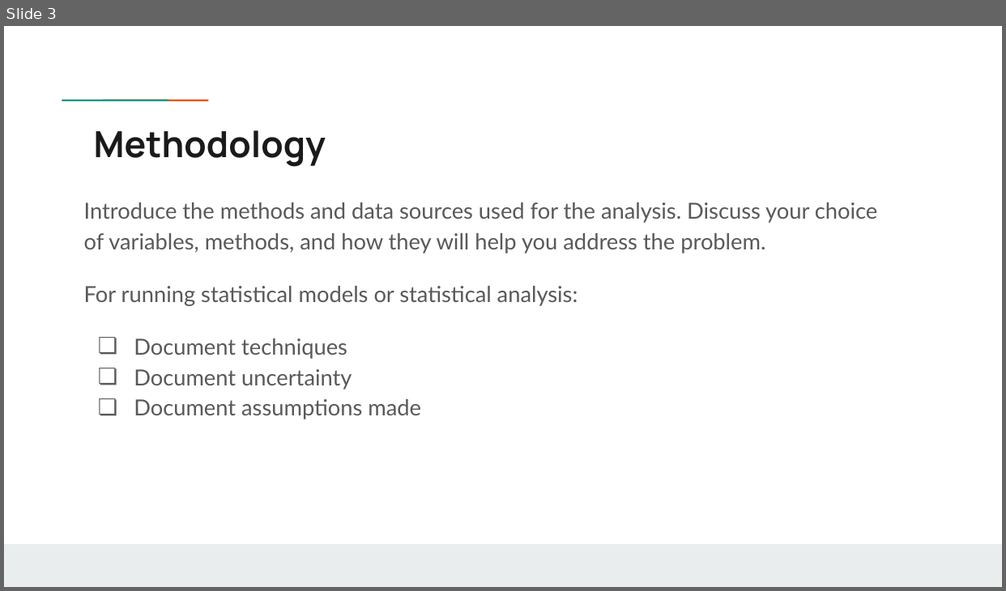
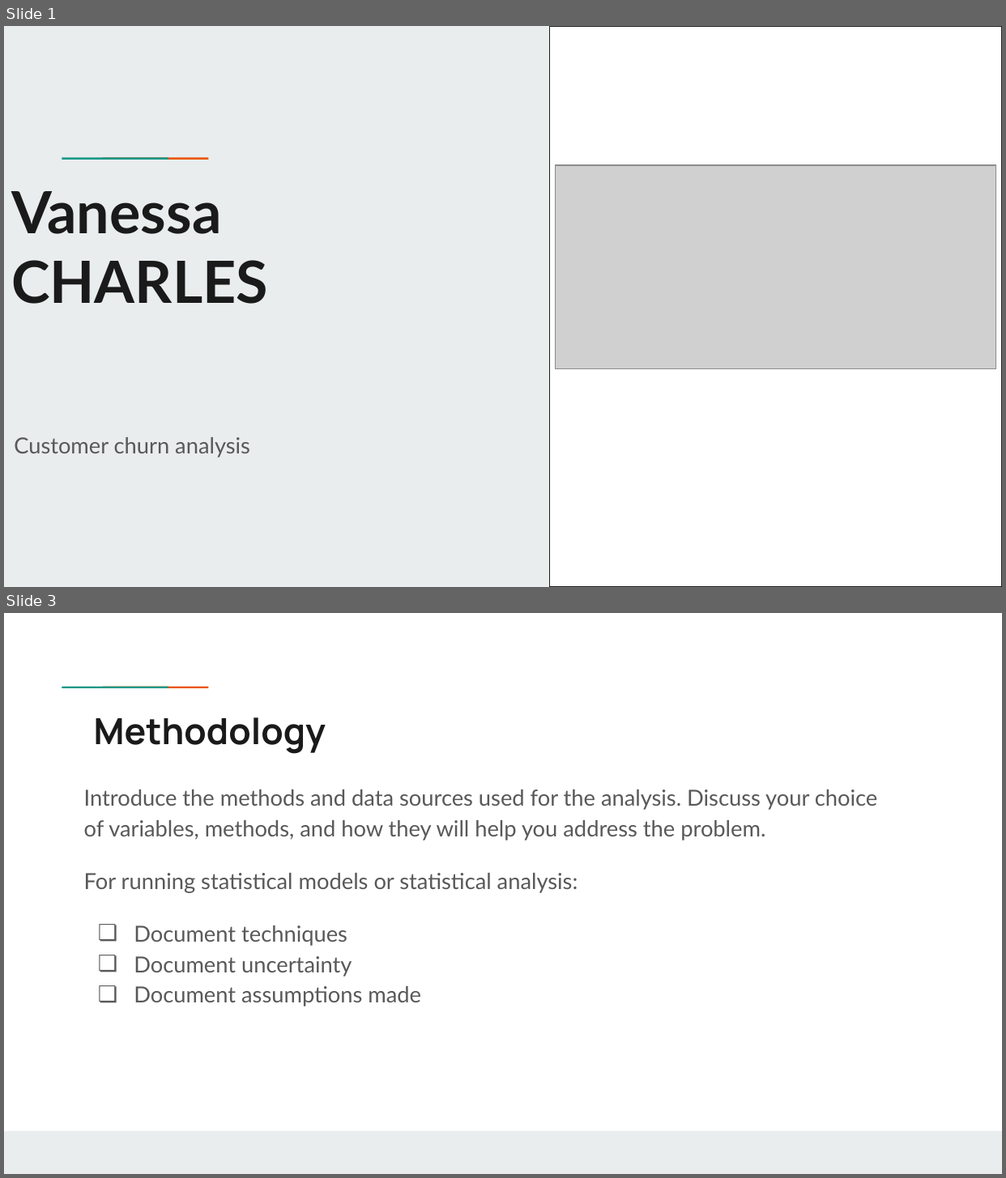
Before and after one commit to Chvava11/Bi_project_customer_churn, a slide deck: Result/Vanessa’s project .pptx. Shown one above the other, each under a label of ours: slide 3 before the commit, slides 1 and 3 after it; the slides between them are not shown. The pictures are 1006x591 and 1006x1178 pixels, drawn with LibreOffice and Linux fonts; fonts in the diff are those of the drawing; grey boxes stand for pictures; background and template pictures are left out. Boxes give left, top, right and bottom in pixels: in the first picture for what was removed or moved away, otherwise in the second. Text is boxed around its words. In the diff, an @@ line names an element or a change of style, - is before the commit and + after.

```diff
--- a/Result/Vanessa’s project .pptx
+++ b/Result/Vanessa’s project .pptx
@@ slide 1 added at (4,26,1002,587), background #E9EDEE @@
@@ rectangle added at (550,26,1002,587), fill #FFFFFF, outline #1A1A1A 0.75 pt @@
@@ rectangle added at (95,156,136,160), fill #1A9988 @@
@@ rectangle added at (134,156,176,160), fill #EB5600 @@
@@ picture added at (556,165,996,369) @@
@@ title added at (11,191,268,304), 42 pt, text #1A1A1A, bold @@
+Vanessa
+CHARLES
@@ subtitle added at (14,437,250,458), 16 pt, text #595959 @@
+Customer churn analysis
```
Also in this commit, not shown: 1 slide changed, 1 slide removed, 1 other file.
